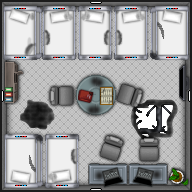
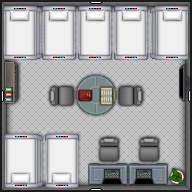
The second 192px x 192px image is a revision of the first. Changes to its layers:
hid group "Base_33" (42 layers) over 3, 6, 190, 190
showed group "BluePrint" (45 layers) over 3, 6, 190, 190
showed group "Base" (42 layers) over 3, 6, 190, 190
